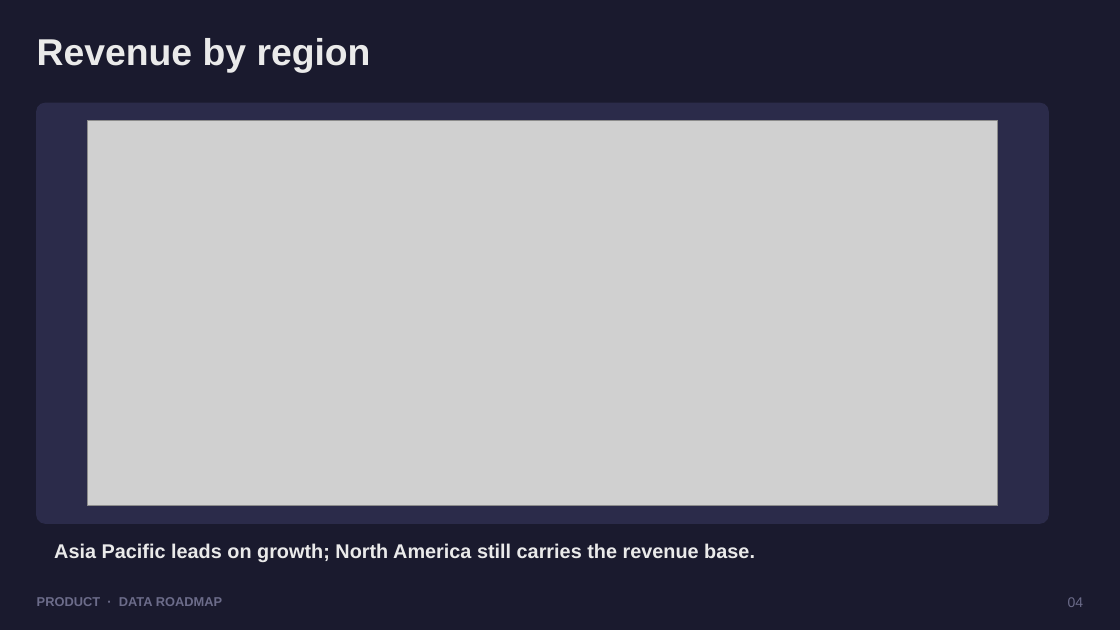
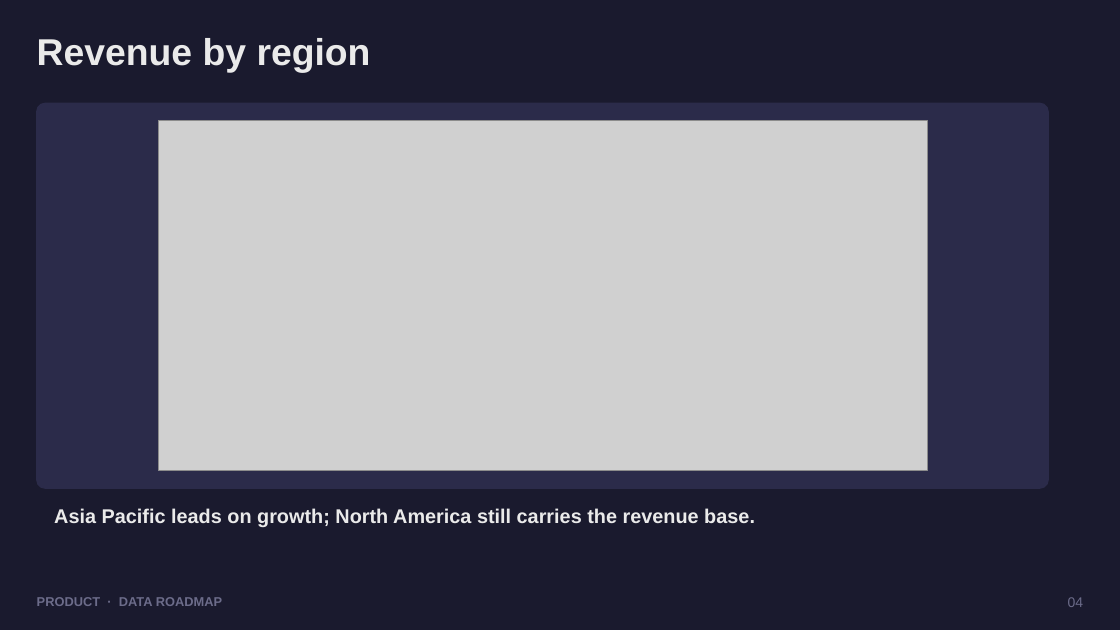
Before and after one commit to dhanesh123in/ppt-gen, a slide deck: slide 4 of examples/demo.pptx. Drawn at 1120x630 pixels with LibreOffice and Linux fonts; fonts in the diff are those of the drawing; grey boxes stand for pictures. Boxes give left, top, right and bottom in pixels: in the first picture for what was removed or moved away, otherwise in the second. Text is boxed around its words. In the diff, an @@ line names an element or a change of style, - is before the commit and + after.

```diff
--- a/examples/demo.pptx
+++ b/examples/demo.pptx
@@ rounded rectangle: place and size @@
-rounded rectangle at <box>37,103,1049,523</box>
+rounded rectangle at <box>37,103,1049,488</box>
@@ rounded rectangle at <box>37,103,1049,488</box>: proportions changed @@
@@ picture: place and size @@
-picture at <box>87,121,997,506</box>
+picture at <box>159,121,928,471</box>
@@ text "Asia Pacific leads on growth; ...": place and size @@
-text "Asia Pacific leads on growth; ..." at <box>54,543,755,562</box>
+text "Asia Pacific leads on growth; ..." at <box>54,508,755,527</box>
```
Also in this commit, not shown: 11 other slides changed, 15 slides added, 41 other files.
